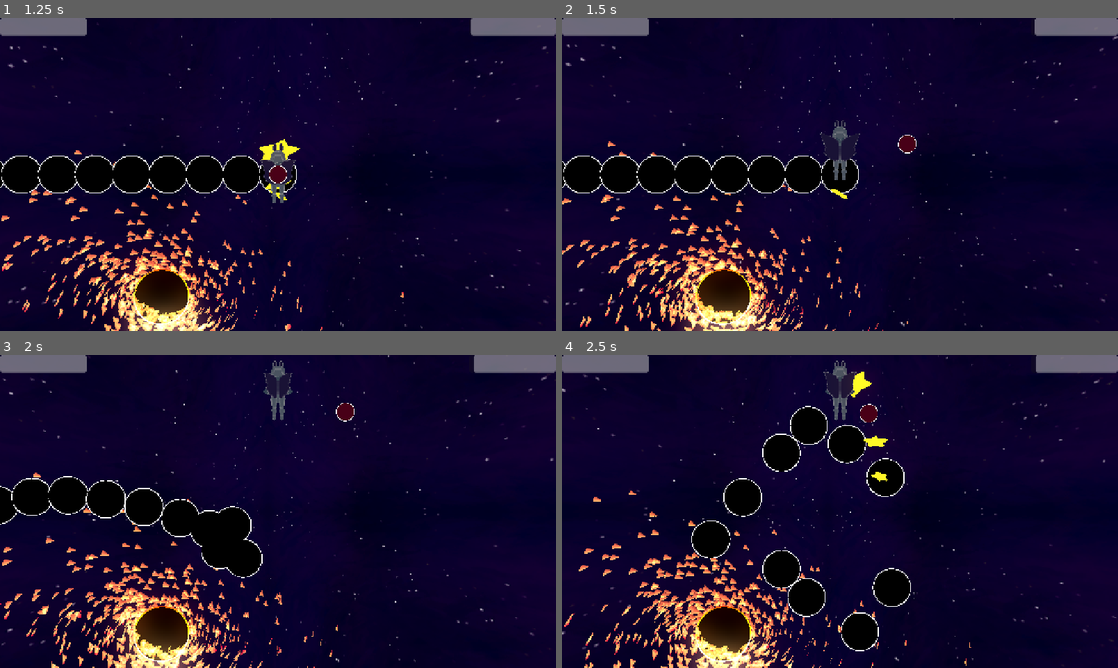
Above: before the commit, frames 1-4 (two rows, left to right).
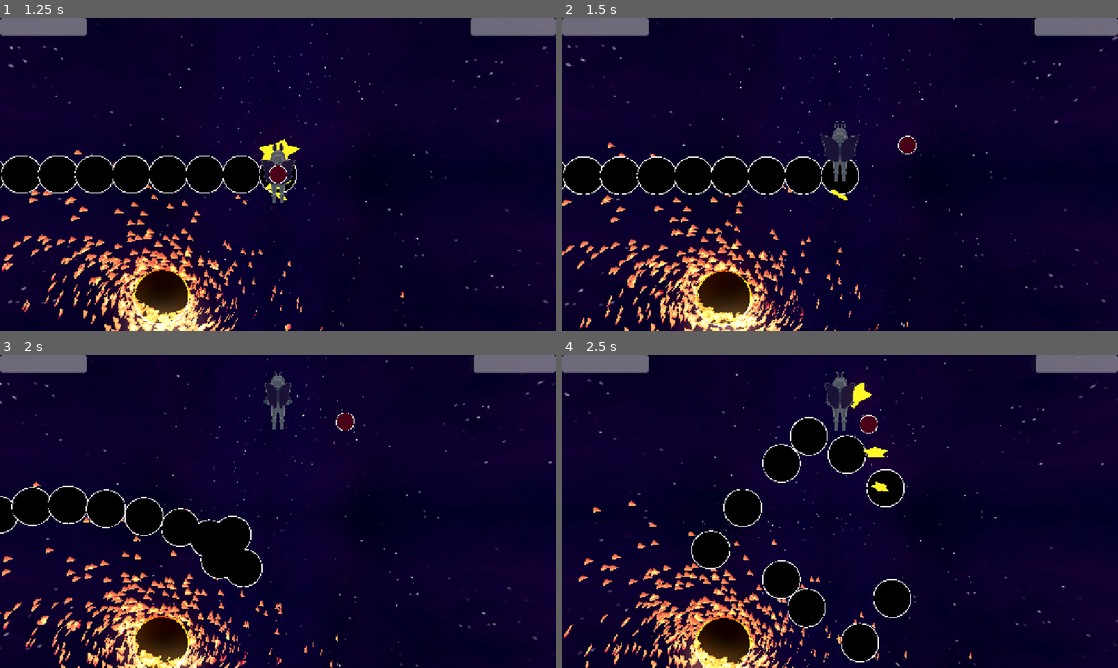
Above: after the commit, the same moments.

Repository: thomaskareka/csce552-3d
Game: Godot game, scene res://scenes/MainMenu.tscn
Same seed, same stepped clock (60 frames per second), same inputs: the game is played once before the commit and once after it.
Inputs (mouse positions are in pixels of both pictures, inside the frame that each line leads up to):
- Up to frame 1 (1.25 s): click "PLAY" at 0.5 s
- Up to frame 2 (1.5 s): move the mouse to (867, 174) at 1.27 s; press the mouse at (867, 174) at 1.28 s; hold W (move_up) from 1.28 s (still down)
- Up to frame 3 (2 s): keep holding W (move_up)
- Up to frame 4 (2.5 s): keep holding W (move_up); move the mouse to (812, 511) at 2.02 s; release the mouse at (812, 511) at 2.03 s; right-click (812, 511) at 2.1 s

Frame 1 is identical in both runs. In frame 2, 5.2% of the frame differs, in the area x 0-100%, y 0-100%; in frame 3, 11%; in frame 4, 13%.

Commit message:
camera movement using quaternions

Diff:
--- /dev/null
+++ b/components/game_camera.gd
@@ -0,0 +1,35 @@
+extends Camera3D
+@export var rotation_strength: float = 0.2
+@export var max_angle: float = 0.09
+@export var smooth_speed: float = 5.0
+
+var entity_tracker: EntityTracker
+var base_q: Quaternion
+func _ready() -> void:
+	entity_tracker = get_tree().get_first_node_in_group("EntityTracker")
+	base_q = global_transform.basis.get_rotation_quaternion()
+
+func _physics_process(delta: float) -> void:
+	if not entity_tracker: return
+
+	var player_position = entity_tracker.get_player_position()
+	var direction = MovementHelper.get_direction_to_target(self.global_position, player_position)
+
+	var desired_basis = Basis.looking_at(direction, Vector3.UP)
+	var desired_q = desired_basis.get_rotation_quaternion()
+
+	var delta_q: Quaternion = base_q.inverse() * desired_q
+
+	var axis := delta_q.get_axis()
+	var angle := delta_q.get_angle()
+
+	angle = min(angle, max_angle)
+	var limited_q := Quaternion(axis.normalized(), angle)
+	var target_q = base_q * limited_q
+
+	var rotation_q := base_q.slerp(target_q, rotation_strength)
+	var current_q = global_transform.basis.get_rotation_quaternion()
+
+	var t = global_transform
+	t.basis = Basis(current_q.slerp(rotation_q, delta * smooth_speed))
+	global_transform = t
--- a/objects/GameCamera.tscn
+++ b/objects/GameCamera.tscn
@@ -1,5 +1,8 @@
-[gd_scene format=3 uid="uid://dgi3541b0t7ph"]
+[gd_scene load_steps=2 format=3 uid="uid://dgi3541b0t7ph"]
+
+[ext_resource type="Script" uid="uid://ci5b1cofkbr6x" path="res://components/game_camera.gd" id="1_f3dho"]
 
 [node name="GameCamera" type="Camera3D"]
 fov = 20.0
 near = 4.0
+script = ExtResource("1_f3dho")
Not shown, added: components/game_camera.gd.uid
